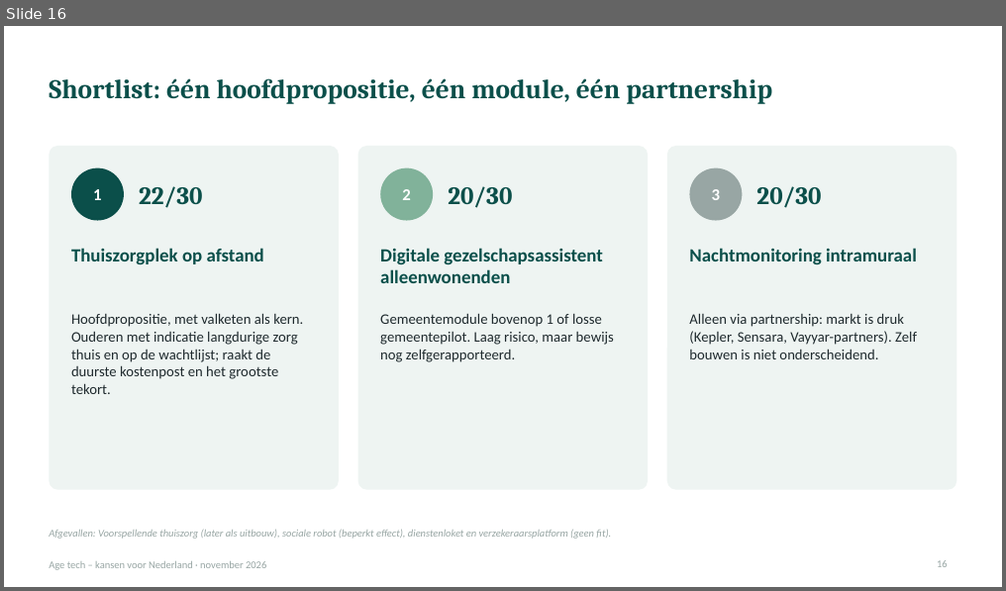
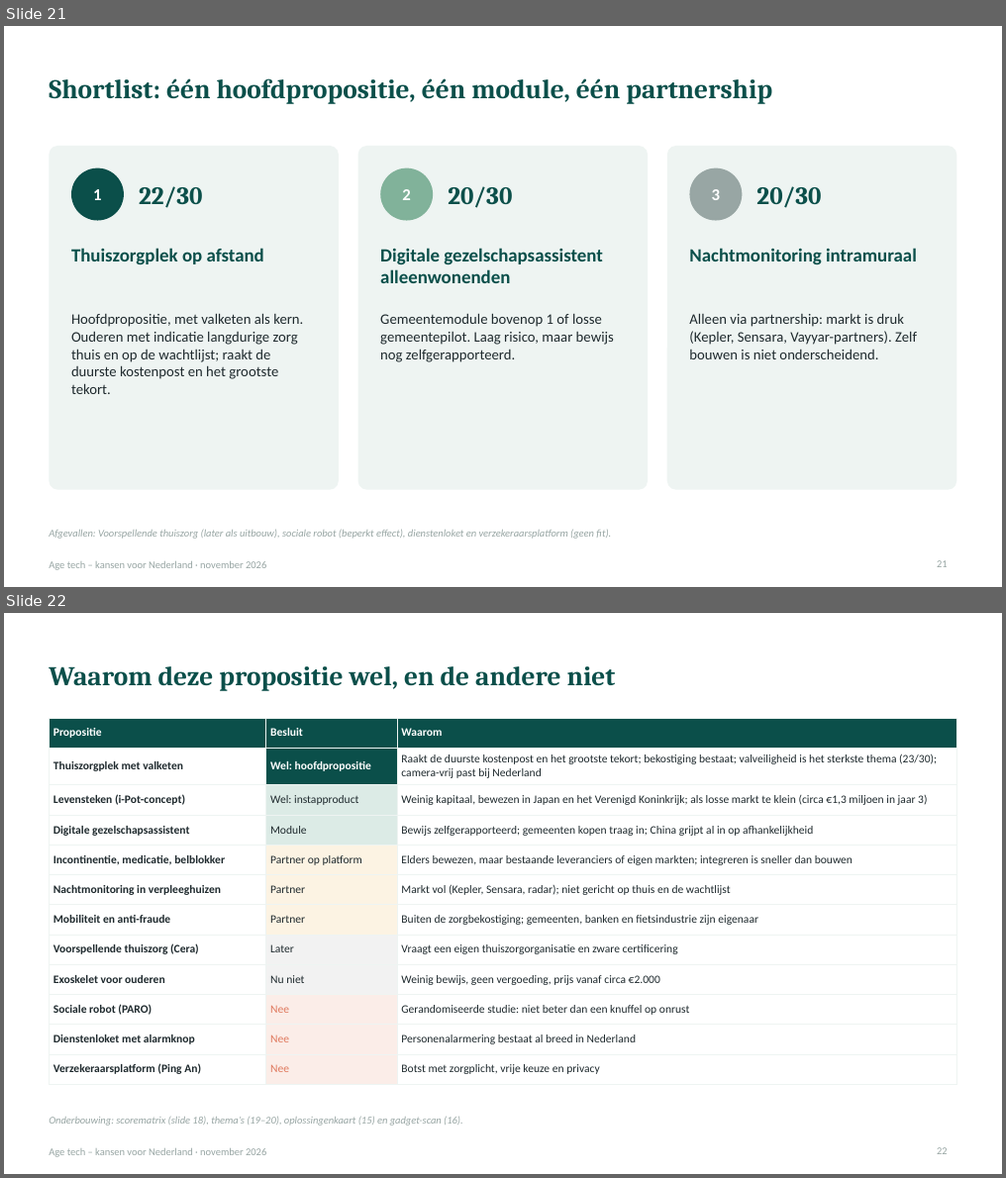
Before and after one commit to robruijn/Four-Seasons-Rome-2026, a slide deck: AgeTech_kansen_Nederland.pptx. Shown one above the other, each under a label of ours: slide 16 before the commit, slides 21 and 22 after it. The pictures are 1006x591 and 1006x1178 pixels, drawn with LibreOffice and Linux fonts; fonts in the diff are those of the drawing. Boxes give left, top, right and bottom in pixels: in the first picture for what was removed or moved away, otherwise in the second. Text is boxed around its words. In the diff, an @@ line names an element or a change of style, - is before the commit and + after.

```diff
--- a/AgeTech_kansen_Nederland.pptx
+++ b/AgeTech_kansen_Nederland.pptx
@@ slide 22 added at <box>4,613,1002,1174</box>, background #FFFFFF; not listed: 1 template element that a slide beside it also shows @@
@@ title added at <box>49,666,616,691</box>, 26 pt, text #0B4F4A, bold @@
+Waarom deze propositie wel, en de andere niet
@@ table added at <box>49,718,957,1078</box>, 12 rows, 3 columns @@
+Propositie | Besluit | Waarom
+Thuiszorgplek met valketen | Wel: hoofdpropositie | Raakt de duurste kostenpost en het grootste tekort; bekostiging bestaat; valveiligheid is het sterkste thema (23/30); camera-vrij past bij Nederland
+Levensteken (i-Pot-concept) | Wel: instapproduct | Weinig kapitaal, bewezen in Japan en het Verenigd Koninkrijk; als losse markt te klein (circa €1,3 miljoen in jaar 3)
+Digitale gezelschapsassistent | Module | Bewijs zelfgerapporteerd; gemeenten kopen traag in; China grijpt al in op afhankelijkheid
+Incontinentie, medicatie, belblokker | Partner op platform | Elders bewezen, maar bestaande leveranciers of eigen markten; integreren is sneller dan bouwen
+Nachtmonitoring in verpleeghuizen | Partner | Markt vol (Kepler, Sensara, radar); niet gericht op thuis en de wachtlijst
+Mobiliteit en anti-fraude | Partner | Buiten de zorgbekostiging; gemeenten, banken en fietsindustrie zijn eigenaar
+Voorspellende thuiszorg (Cera) | Later | Vraagt een eigen thuiszorgorganisatie en zware certificering
+Exoskelet voor ouderen | Nu niet | Weinig bewijs, geen vergoeding, prijs vanaf circa €2.000
+Sociale robot (PARO) | Nee | Gerandomiseerde studie: niet beter dan een knuffel op onrust
+Dienstenloket met alarmknop | Nee | Personenalarmering bestaat al breed in Nederland
+Verzekeraarsplatform (Ping An) | Nee | Botst met zorgplicht, vrije keuze en privacy
@@ text added at <box>49,1117,463,1126</box>, 10 pt, text #98A6A4, italic @@
+Onderbouwing: scorematrix (slide 18), thema’s (19–20), oplossingenkaart (15) en gadget-scan (16).
@@ page number added at <box>937,1148,947,1155</box>, 10 pt, text #98A6A4 @@
+22
@@ what was slide 16 is now slide 21 @@
@@ page number at <box>937,561,947,568</box>: text changed @@
-16
+21
```
Also in this commit, not shown: 11 slides changed, 2 other slides added, 1 slide removed.
